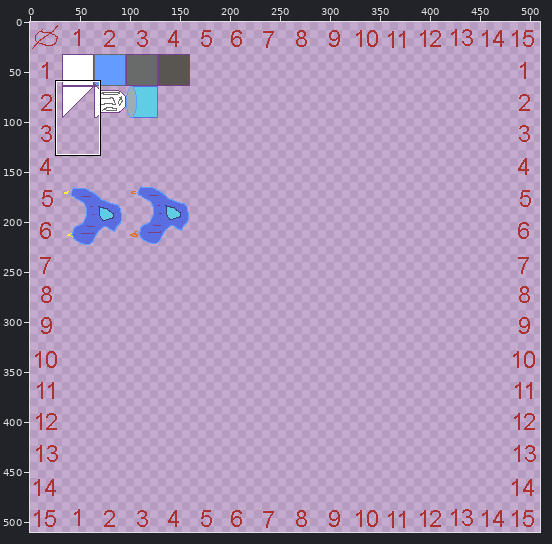
Two states of a pixel-art file, src-resources/ludumDare43/images/ship-001.aseprite. The picture above shows the old version from afar; the outline marks the close-up.
Close-up. Earlier state:
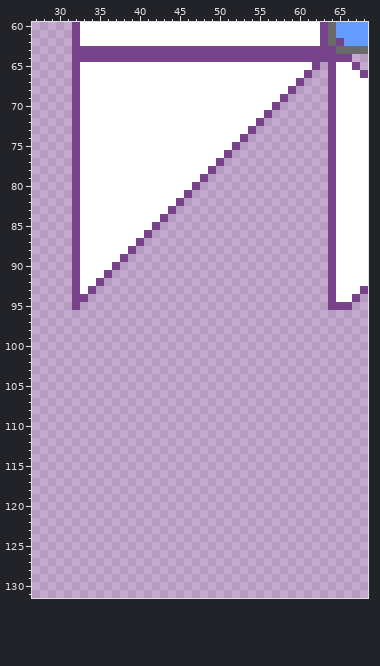
512x512 pixels, 1 frame. Shown: x 27..68, y 60..131. The wide view leaves out empty margins.
The same view after the edit:
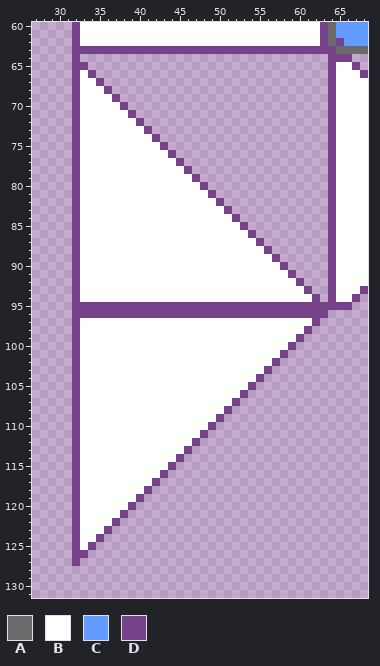
Palette (. is transparent): A #696a6a  B #ffffff  C #639bff  D #76428a
Edits made:
Changed rows in their new state; - is an unchanged pixel.
first column x 32:
 64 -...............................
 65 -D.............................-
 66 --D...........................--
 67 ---D.........................---
 68 ----D.......................----
 69 -----D.....................-----
 70 ------D...................------
 71 -------D.................-------
 72 --------D...............--------
 73 ---------D.............---------
 74 ----------D...........----------
 75 -----------D.........-----------
 76 ------------D.......------------
 77 -------------D.....-------------
 78 --------------D...--------------
 79 ---------------D.---------------
 80 ---------------BD---------------
 81 --------------BBBD--------------
 82 -------------BBBBBD-------------
 83 ------------BBBBBBBD------------
 84 -----------BBBBBBBBBD-----------
 85 ----------BBBBBBBBBBBD----------
 86 ---------BBBBBBBBBBBBBD---------
 87 --------BBBBBBBBBBBBBBBD--------
 88 -------BBBBBBBBBBBBBBBBBD-------
 89 ------BBBBBBBBBBBBBBBBBBBD------
 90 -----BBBBBBBBBBBBBBBBBBBBBD-----
 91 ----BBBBBBBBBBBBBBBBBBBBBBBD----
 92 ---BBBBBBBBBBBBBBBBBBBBBBBBBD---
 93 --BBBBBBBBBBBBBBBBBBBBBBBBBBBD--
 94 -BBBBBBBBBBBBBBBBBBBBBBBBBBBBBD-
 95 -DDDDDDDDDDDDDDDDDDDDDDDDDDDDDDD
 96 DDDDDDDDDDDDDDDDDDDDDDDDDDDDDDDD
 97 DBBBBBBBBBBBBBBBBBBBBBBBBBBBBBD-
 98 DBBBBBBBBBBBBBBBBBBBBBBBBBBBBD--
 99 DBBBBBBBBBBBBBBBBBBBBBBBBBBBD---
100 DBBBBBBBBBBBBBBBBBBBBBBBBBBD----
101 DBBBBBBBBBBBBBBBBBBBBBBBBBD-----
102 DBBBBBBBBBBBBBBBBBBBBBBBBD------
103 DBBBBBBBBBBBBBBBBBBBBBBBD-------
104 DBBBBBBBBBBBBBBBBBBBBBBD--------
105 DBBBBBBBBBBBBBBBBBBBBBD---------
106 DBBBBBBBBBBBBBBBBBBBBD----------
107 DBBBBBBBBBBBBBBBBBBBD-----------
108 DBBBBBBBBBBBBBBBBBBD------------
109 DBBBBBBBBBBBBBBBBBD-------------
110 DBBBBBBBBBBBBBBBBD--------------
111 DBBBBBBBBBBBBBBBD---------------
112 DBBBBBBBBBBBBBBD----------------
113 DBBBBBBBBBBBBBD-----------------
114 DBBBBBBBBBBBBD------------------
115 DBBBBBBBBBBBD-------------------
116 DBBBBBBBBBBD--------------------
117 DBBBBBBBBBD---------------------
118 DBBBBBBBBD----------------------
119 DBBBBBBBD-----------------------
120 DBBBBBBD------------------------
121 DBBBBBD-------------------------
122 DBBBBD--------------------------
123 DBBBD---------------------------
124 DBBD----------------------------
125 DBD-----------------------------
126 DD------------------------------
127 D-------------------------------
Changed places in both close-ups, as pixel boxes (x1, y1, x2, y2):
changed: (72, 54, 328, 566)
